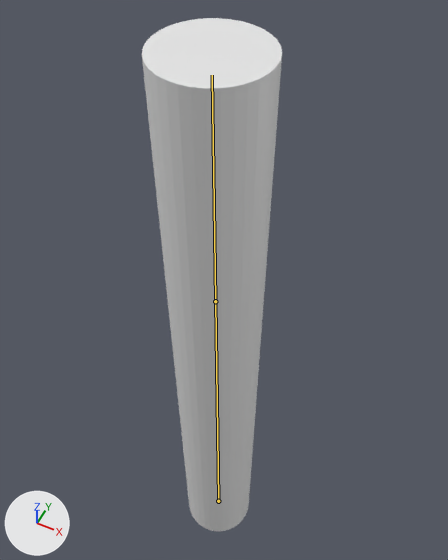
The Blender file resources/blender/arm.blend: old version first, new version second.
Both versions are drawn from a camera (50 mm lens) standing at (0.97, -1.85, 5.11) and looking at (-0.13, 0.35, 2.36). The axes (+X, +Y, +Z) are drawn at lower left. The lights are the same throughout. The bones that bend it are drawn over the model as lines.
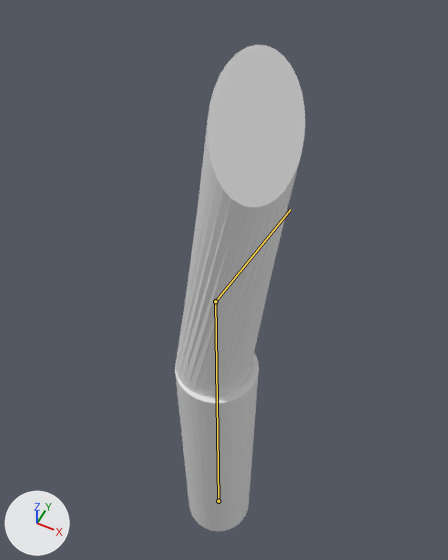
The newer file adds an action. The first version stands in its rest pose; the second is drawn at frame 20 of the action 'ArmatureAction'.

The change in detail:
Bone 'Bone.001' (bone_bone_001) turns from (0, 0, 0) to (48, 81, -2) degrees about its own x, y and z.

What differs and where, as boxes [x1, y1, x2, y2] in the pictures (448 x 560 px):
'Cylinder.001', posed (7% narrower)
    before: [142, 18, 282, 531]
    after: [175, 45, 305, 531]
bone 'Bone.001', root to tip
    before: (215, 301) to (212, 75)
    after: (215, 301) to (290, 209)
